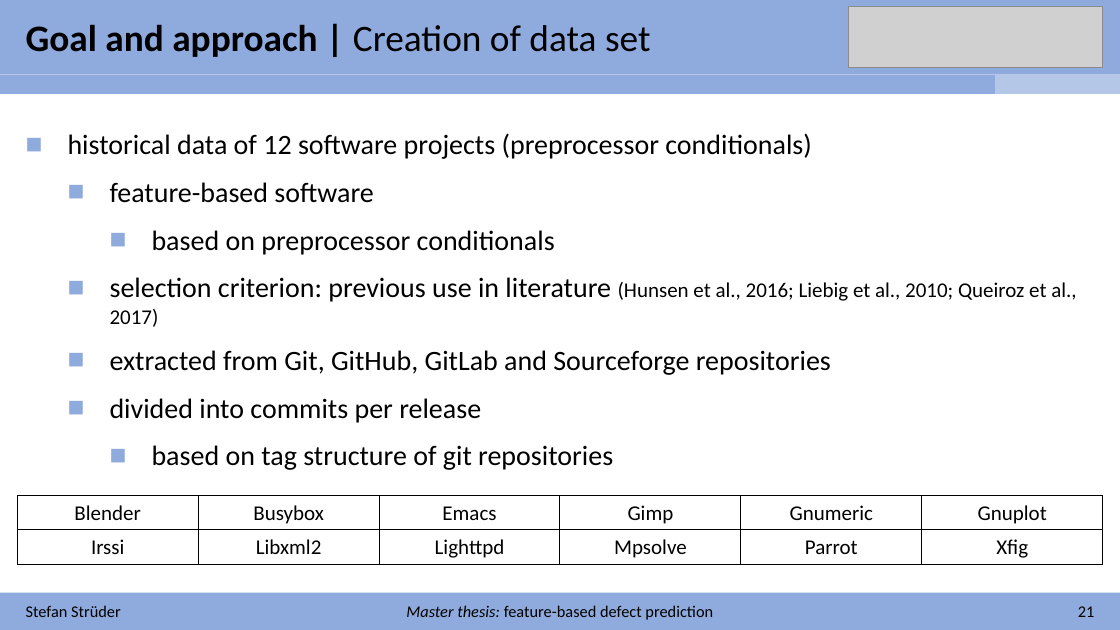
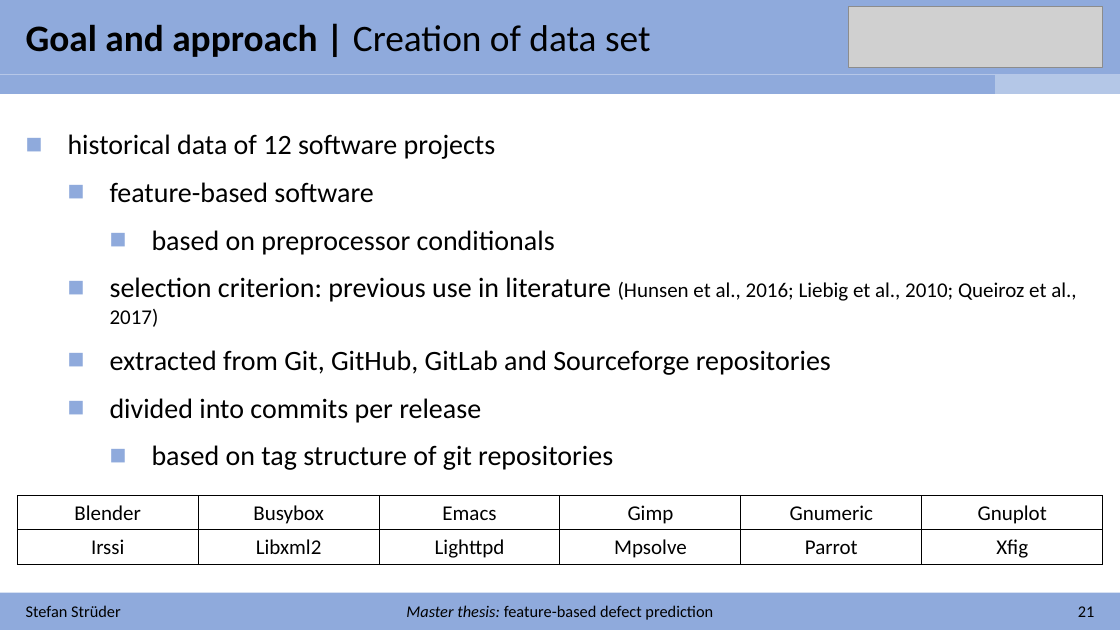
Before and after one commit to stefanstrueder/MA_Strueder, a slide deck: slide 27 of Einführungspräsentation/Introduction.pptx. Drawn at 1120x630 pixels with LibreOffice and Linux fonts; fonts in the diff are those of the drawing; grey boxes stand for pictures. Boxes give left, top, right and bottom in pixels: in the first picture for what was removed or moved away, otherwise in the second. Text is boxed around its words. In the diff, an @@ line names an element or a change of style, - is before the commit and + after.

```diff
--- a/Einführungspräsentation/Introduction.pptx
+++ b/Einführungspräsentation/Introduction.pptx
@@ text at <box>68,134,496,159</box>: text changed @@
-■ historical data of 12 software projects (preprocessor conditionals)
+■ historical data of 12 software projects
```
Also in this commit, not shown: 5 other slides changed, 1 slide added, 5 other files.
